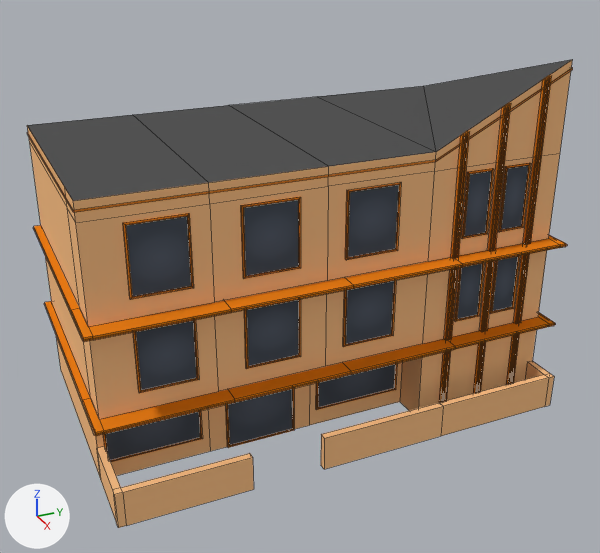
A saved change to the Blender file Assets/Models/houses/house2/house2.blend.
The view is the same before and after, from a 50 mm camera at (16.16, -2.47, 13.84) aimed at (-3.54, 6.39, 3.99). Every picture has the same lights, and +X, +Y and +Z are marked at lower left. Mesh edges are drawn as thin lines.

Names of what the first picture shows: 'house2'.
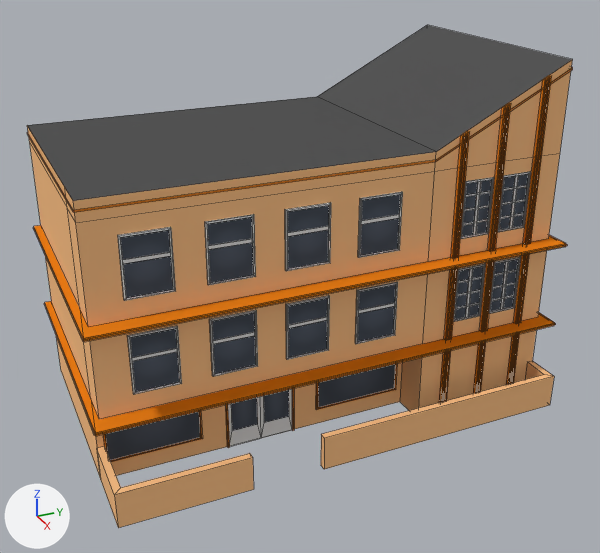
The change, as a list of edits to the scene's bpy script:
```text
Change me_cube:
    used by ob_house2; location = (0.0, 0.0, 0.0); rotation_euler = (-1.571, -3.142, 0.0), in degrees (-90, -180, 0)
    remove me_cube.from_pydata(...)  # 583 vertices, 456 faces; spans x 0.0..8.0, y 0.0..10.0, z -0.23..13.23
    add me_cube.from_pydata(...)  # 733 vertices, 495 faces; spans x 0.0..8.0, y 0.0..10.0, z -0.23..13.23
    me_cube part 1: the loose piece of 16 vertices spanning x 0.95..1.0, y 3.0..4.85, z 6.5..8.0 is scaled about its middle by (1, 0.853, 0.793), then moved by (0.0, -0.13, 0.21)
    me_cube part 2: the loose piece of 16 vertices spanning x 0.95..1.0, y 3.0..4.85, z 3.75..5.25 is scaled about its middle by (1, 0.853, 0.793), then moved by (0.0, -0.13, 0.96)
    me_cube part 3: the loose piece of 16 vertices spanning x 0.95..1.0, y 3.0..4.85, z 1.0..2.5 is scaled about its middle by (1, 0.853, 0.793), then moved by (0.0, -0.13, 1.71)
    me_cube part 4: the loose piece of 16 vertices spanning x 0.95..1.0, y 5.5..7.35, z 1.0..2.5 is scaled about its middle by (1, 0.853, 0.793), then moved by (0.0, -2.63, -0.29)
    me_cube part 5: the loose piece of 16 vertices spanning x 0.95..1.0, y 5.5..7.35, z 3.75..5.25 is scaled about its middle by (1, 0.853, 0.793), then moved by (0.0, -0.13, 2.96)
    me_cube part 6: the loose piece of 16 vertices spanning x 0.95..1.0, y 5.5..7.35, z 3.75..5.25 is copied, and the copy is scaled about its middle by (1, 0.853, 0.793), then moved by (0.0, -0.13, 0.96); it spans x 0.95..1.0, y 5.5..7.09, z 4.86..6.06
    me_cube part 7: the loose piece of 16 vertices spanning x 0.95..1.0, y 5.5..7.35, z 3.75..5.25 is copied, and the copy is scaled about its middle by (1, 0.853, 0.793), then moved by (0.0, -0.13, -1.04); it spans x 0.95..1.0, y 5.5..7.09, z 2.86..4.06
    me_cube part 8: the loose piece of 16 vertices spanning x 0.95..1.0, y 5.5..7.35, z 1.0..2.5 is copied, and the copy is scaled about its middle by (1, 0.853, 0.793), then moved by (0.0, -0.13, -0.29); it spans x 0.95..1.0, y 5.5..7.09, z 0.86..2.06
    me_cube part 9: the loose piece of 16 vertices spanning x 0.95..1.0, y 3.0..4.85, z 10.0..10.8 is scaled about its middle by (0.636, 0.861, 1.13), then moved by (0.01, -0.13, 0.0)
    me_cube part 10: the loose piece of 8 vertices spanning x 0.47..8.0, y 2.44..2.47, z -0.22..13.23 is copied, and the copy is scaled about its middle by (0.00332, 50, 0.00743), then moved by (-3.26, 1.35, 3.91); it spans x 0.97..0.99, y 3.05..4.55, z 10.36..10.45
    me_cube part 11: the loose piece of 16 vertices spanning x 0.95..1.0, y 3.0..4.85, z 11.2..12.0 is scaled about its middle by (0.636, 0.861, 1.13), then moved by (0.01, -0.13, 0.0)
    me_cube part 12: the loose piece of 8 vertices spanning x 0.47..8.0, y 2.44..2.47, z -0.22..13.23 is copied, and the copy is scaled about its middle by (0.00332, 50, 0.00743), then moved by (-3.26, 1.35, 5.1); it spans x 0.97..0.99, y 3.05..4.55, z 11.56..11.65
    me_cube part 13: the loose piece of 16 vertices spanning x 0.95..1.0, y 5.5..7.35, z 10.0..10.8 is scaled about its middle by (0.636, 0.861, 1.13), then moved by (0.01, -0.13, 0.0)
    me_cube part 14: the loose piece of 8 vertices spanning x 0.47..8.0, y 2.44..2.47, z -0.22..13.23 is copied, and the copy is scaled about its middle by (0.00332, 50, 0.00743), then moved by (-3.26, 3.85, 3.91); it spans x 0.97..0.99, y 5.55..7.05, z 10.36..10.45
    me_cube part 15: the loose piece of 16 vertices spanning x 0.95..1.0, y 5.5..7.35, z 11.2..12.0 is scaled about its middle by (0.636, 0.861, 1.13), then moved by (0.01, -0.13, 0.0)
    me_cube part 16: the loose piece of 8 vertices spanning x 0.47..8.0, y 2.44..2.47, z -0.22..13.23 is copied, and the copy is scaled about its middle by (0.00332, 50, 0.00743), then moved by (-3.26, 3.85, 5.1); it spans x 0.97..0.99, y 5.55..7.05, z 11.56..11.65
    me_cube part 17: 2 vertices moved from x 1.98, y 0.05, z 3.55..5.45 to x 1.98, y 2.15, z 3.65..5.35; 102 vertices removed from x 0.0..8.0, y 0.0..8.0, z -0.2..13.2; 172 vertices added at x 0.95..1.98, y 0.0..6.73, z 0.91..12.0
    me_cube part 18: 2 vertices moved from x 8.0, y 7.75..7.8, z 13.03 to x 7.99, y 9.74..9.8, z 13.03; 1 vertex removed from x 8.0, y 8.0, z 13.0; 1 vertex added at x 8.0, y 10.0, z 13.0
```

Pixel boxes [x1, y1, x2, y2] of what changed, in the pictures (600 x 553 px; the box of a moved part takes in the faces that stretch with it):
'house2', reshaped (7% taller): before [27, 60, 573, 528]; after [27, 25, 573, 528]
part 1 of me_cube, moved or reshaped: before [343, 280, 396, 347]; after [355, 282, 398, 344]
part 2 of me_cube, moved or reshaped: before [244, 299, 301, 369]; after [286, 295, 330, 360]
part 3 of me_cube, moved or reshaped: before [133, 320, 199, 393]; after [210, 310, 258, 376]
part 4 of me_cube, moved or reshaped: before [123, 213, 194, 300]; after [127, 326, 182, 394]
part 5 of me_cube, moved or reshaped: before [241, 197, 301, 279]; after [358, 192, 403, 258]
part 6 of me_cube, added: after [285, 203, 331, 271]
part 7 of me_cube, added: after [205, 214, 256, 285]
part 8 of me_cube, added: after [118, 227, 176, 301]
part 9 of me_cube, moved or reshaped: before [454, 263, 484, 322]; after [453, 264, 485, 322]
part 10 of me_cube, added: after [465, 268, 473, 317]
part 11 of me_cube, moved or reshaped: before [490, 256, 520, 314]; after [489, 257, 521, 314]
part 12 of me_cube, added: after [500, 261, 509, 309]
part 13 of me_cube, moved or reshaped: before [462, 168, 494, 239]; after [461, 177, 494, 239]
part 14 of me_cube, added: after [473, 181, 481, 235]
part 15 of me_cube, moved or reshaped: before [498, 163, 531, 232]; after [498, 172, 531, 232]
part 16 of me_cube, added: after [509, 175, 519, 228]
part 17 of me_cube, moved or reshaped: before [27, 97, 567, 528]; after [123, 185, 527, 448]
part 18 of me_cube, moved or reshaped: before [317, 60, 573, 152]; after [317, 25, 573, 152]
